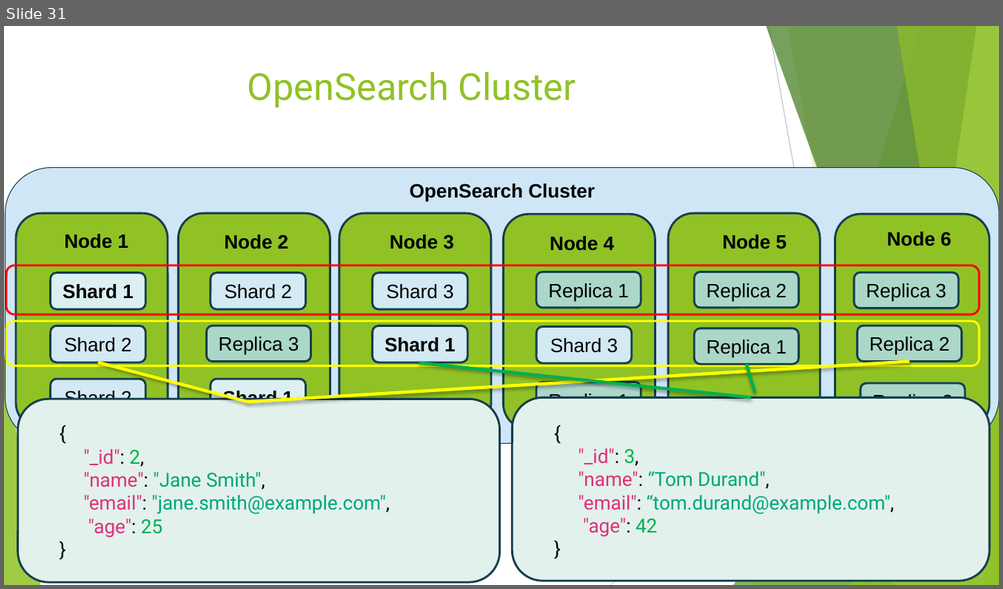
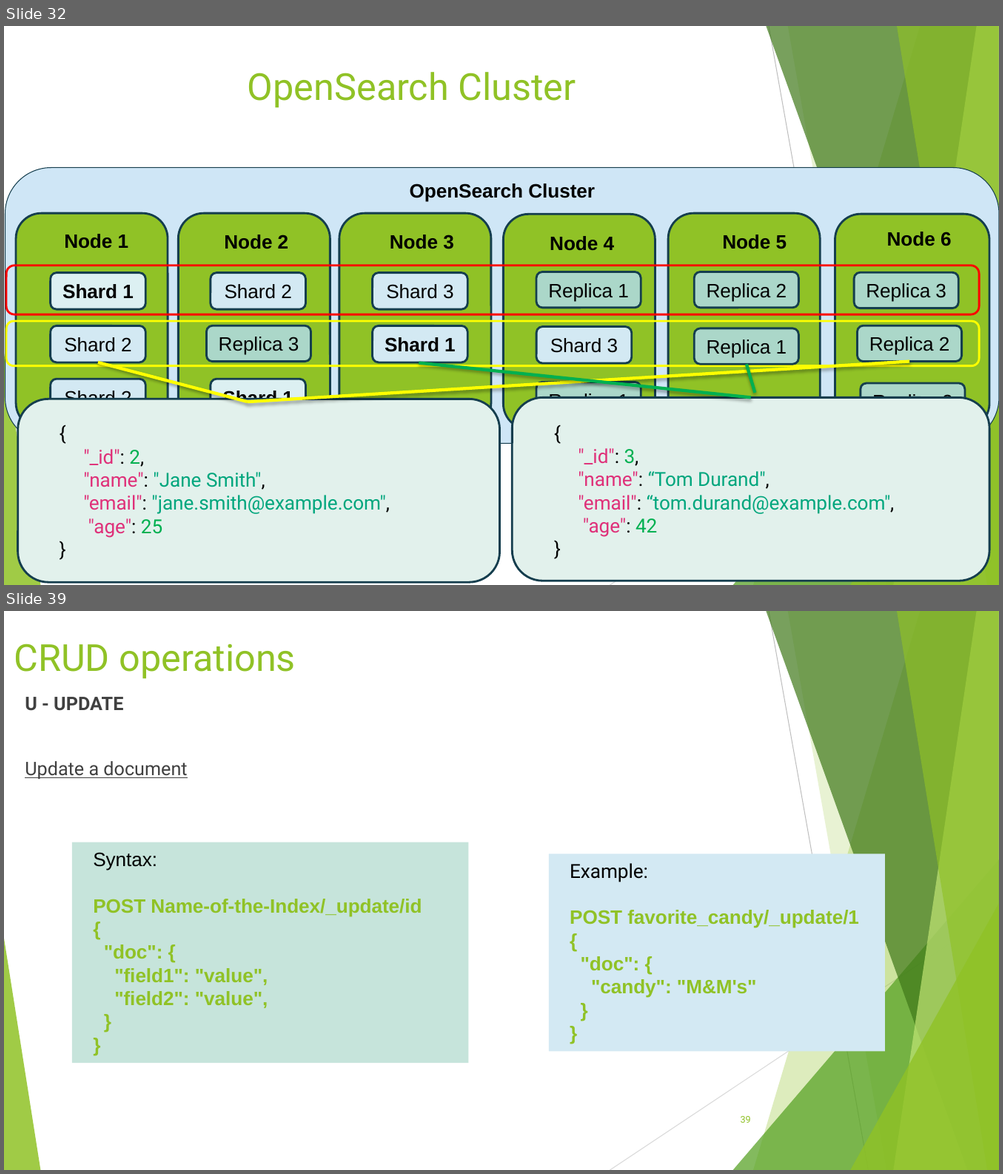
Before and after one commit to zwergon/ensg_search, a slide deck: docs/NoSQL introduction.pptx. Shown one above the other, each under a label of ours: slide 31 before the commit, slides 32 and 39 after it; the slides between them are not shown. The pictures are 1003x589 and 1003x1174 pixels, drawn with LibreOffice and Linux fonts; fonts in the diff are those of the drawing. Boxes give left, top, right and bottom in pixels: in the first picture for what was removed or moved away, otherwise in the second. Text is boxed around its words. In the diff, an @@ line names an element or a change of style, - is before the commit and + after.

```diff
--- a/docs/NoSQL introduction.pptx
+++ b/docs/NoSQL introduction.pptx
@@ slide 39 added at box(4, 611, 999, 1170), background #FFFFFF; not listed: 10 template elements that a slide beside it also shows @@
@@ title added at box(14, 644, 295, 679), 36 pt, text #90C226 @@
+CRUD operations
@@ text added at box(25, 697, 187, 779), 18 pt, text #404040, underline @@
+U - UPDATE
+Update a document
@@ rectangle added at box(72, 843, 468, 1063), fill #C6E4DB, 18.7 pt, text #90C226, bold @@
+Syntax:
+POST Name-of-the-Index/_update/id
+{
+"doc": {
+"field1": "value",
+"field2": "value",
+}
+}
@@ rectangle added at box(549, 854, 885, 1052), fill #D3E9F3, 18.7 pt, text #90C226, bold @@
+Example:
+POST favorite_candy/_update/1
+{
+"doc": {
+"candy": "M&M's"
+}
+}
@@ page number added at box(740, 1116, 751, 1123), 9 pt, text #90C226 @@
+39
@@ what was slide 31 is now slide 32 @@
```
Also in this commit, not shown: 1 slide changed, 34 other slides added, 8 other files.
